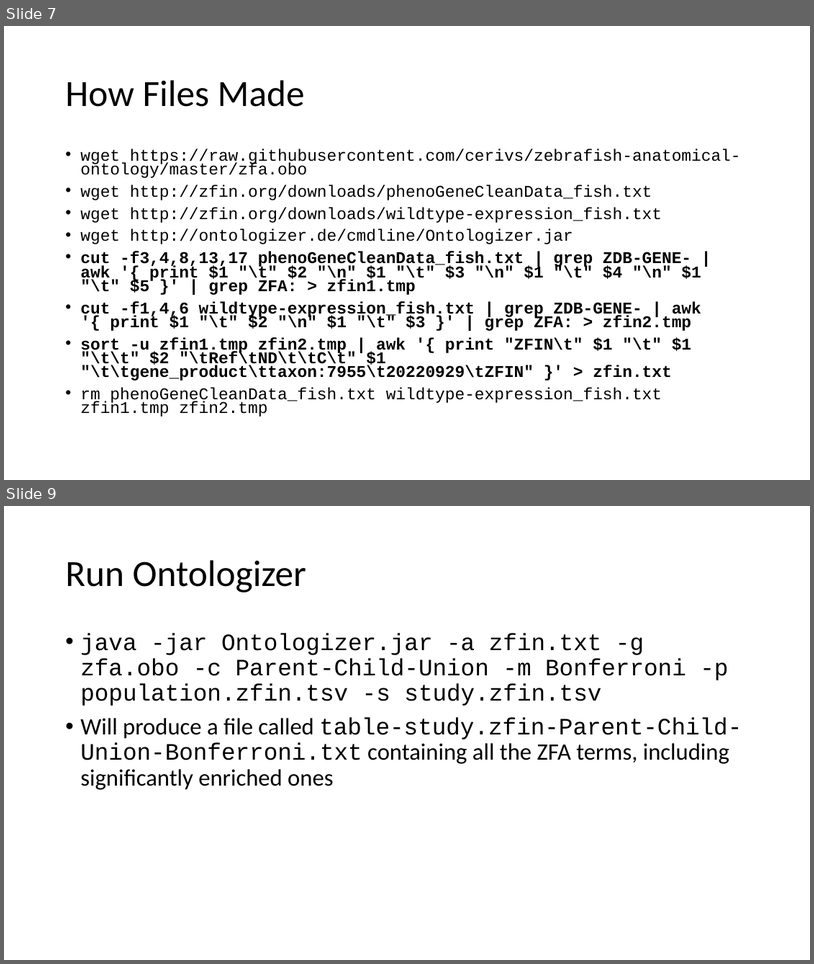
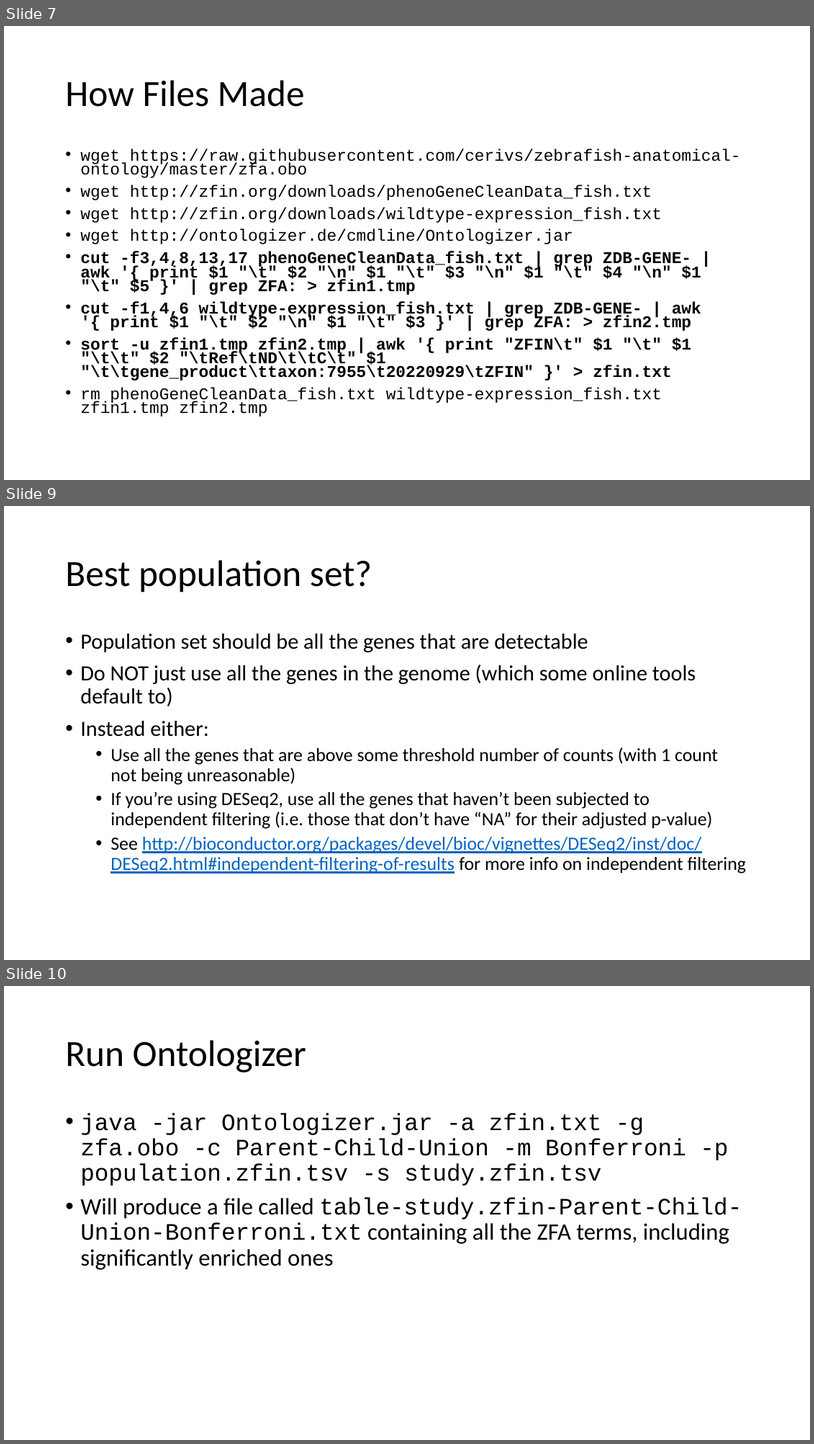
Before and after one commit to iansealy/funcgen2022, a slide deck: downloads/zfa-term-enrichment.pptx. Shown one above the other, each under a label of ours: slides 7 and 9 before the commit, slides 7, 9 and 10 after it; the slides between them are not shown. The pictures are 814x964 and 814x1444 pixels, drawn with LibreOffice and Linux fonts; fonts in the diff are those of the drawing. Boxes give left, top, right and bottom in pixels: in the first picture for what was removed or moved away, otherwise in the second. Text is boxed around its words. In the diff, an @@ line names an element or a change of style, - is before the commit and + after.

Commit message:
Improve population set.

```diff
--- a/downloads/zfa-term-enrichment.pptx
+++ b/downloads/zfa-term-enrichment.pptx
@@ slide 9 added at (4, 506, 810, 960), background #FFFFFF @@
@@ title added at (65, 560, 372, 592), 44 pt, text #000000 @@
+Best population set?
@@ text added at (80, 633, 747, 873), 22.2 pt, text #000000 @@
+• Population set should be all the genes that are detectable
+• Do NOT just use all the genes in the genome (which some online tools default to)
+• Instead either:
+  • Use all the genes that are above some threshold number of counts (with 1 count not being unreasonable)
+  • If you’re using DESeq2, use all the genes that haven’t been subjected to independent filtering (i.e. those that don’t have “NA” for their adjusted p-value)
+  • See http://bioconductor.org/packages/devel/bioc/vignettes/DESeq2/inst/doc/DESeq2.html#independent-filtering-of-results for more info on independent filtering
@@ what was slide 9 is now slide 10 @@
```
Also in this commit, not shown: 2 slides changed, 2 other files.
